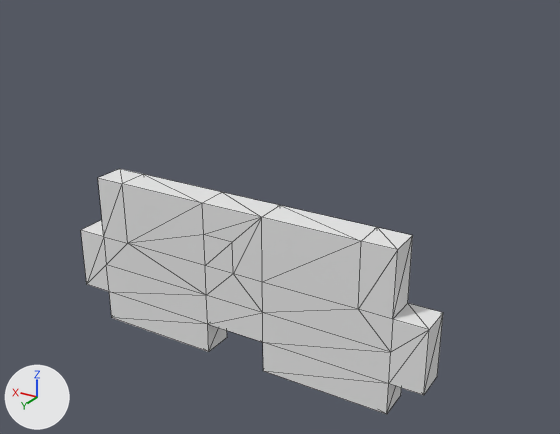
Two versions of the OBJ model Assets/Models/Enemies/Enemy boy/boy death.obj, one commit apart.
The view is the same before and after, from a 50 mm lens placed at (-1.149, 1.851, 1.339), pointed at (-0.102, 0.106, 0.466). The lights are fixed; the arrows at lower left show +X, +Y and +Z. Mesh edges are drawn as thin lines. Where no turn or scale is listed for an object, it has been applied to the vertices. Vertices at the same position are counted once.

Objects in the first picture: 'Untitled'.
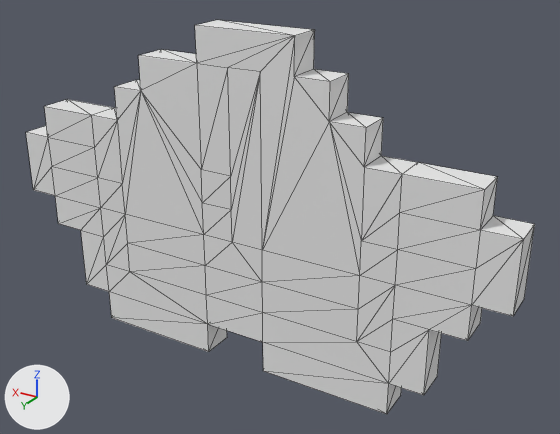
Commit message: boy death

Location of each change, (x1, y1, x2, y2) in pixels of the pictures (560 x 434 px):
'Untitled', reshaped (40% wider, 61% taller)
    before: (81, 169, 443, 414)
    after: (26, 20, 535, 414)
part 1 of me_untitled, built on
    before: (82, 169, 443, 384)
    after: (26, 20, 535, 384)

Patch to the scene script:
```diff
--- a/Assets/Models/Enemies/Enemy boy/boy death.obj.py
+++ b/Assets/Models/Enemies/Enemy boy/boy death.obj.py
@@ me_untitled @@
 # used by ob_untitled; location = (0.0, 0.0, 0.0)
-me_untitled.from_pydata(...)  # 62 vertices, 120 faces; spans x -0.6..0.6, y 0.1..0.2, z 0.0..0.5
+me_untitled.from_pydata(...)  # 142 vertices, 280 faces; spans x -0.8..0.8, y 0.1..0.2, z 0.0..1.0
+# me_untitled part 1
+# 4 vertices are removed from x -0.1..0.0, y 0.1..0.2, z 0.3..0.5
+# 68 faces are deleted
+# 20 vertices are added at x -0.8..0.1, y 0.1..0.2, z 0.6..1.0
+# 18 new vertices lie (0.0, 0.0, 0.1) away from vertices in x -0.5..0.5, y 0.1..0.2, z 0.3..0.5
+# 8 new vertices lie (-0.1, 0.0, 0.1) away from vertices in x -0.6..0.5, y 0.1..0.2, z 0.1..0.6
+# 8 new vertices lie (0.0, 0.0, 0.1) away from vertices in x -0.7..0.5, y 0.1..0.2, z 0.4..0.7
+# 8 new vertices lie (0.2, 0.0, -0.1) away from vertices in x 0.5, y 0.1..0.2, z 0.4..0.7
+# 8 new vertices lie (0.1, 0.0, 0.0) away from vertices in x -0.5..0.7, y 0.1..0.2, z 0.2..0.7
+# 6 new vertices lie (-0.1, 0.0, 0.0) away from vertices in x -0.7..0.4, y 0.1..0.2, z 0.3..0.8
+# 8 new vertices lie (0.0, 0.0, 0.1) away from vertices in x -0.7..0.7, y 0.1..0.2, z 0.5..0.8
+# 228 new faces join them
 me_untitled.materials.append(mat_palette)
```
